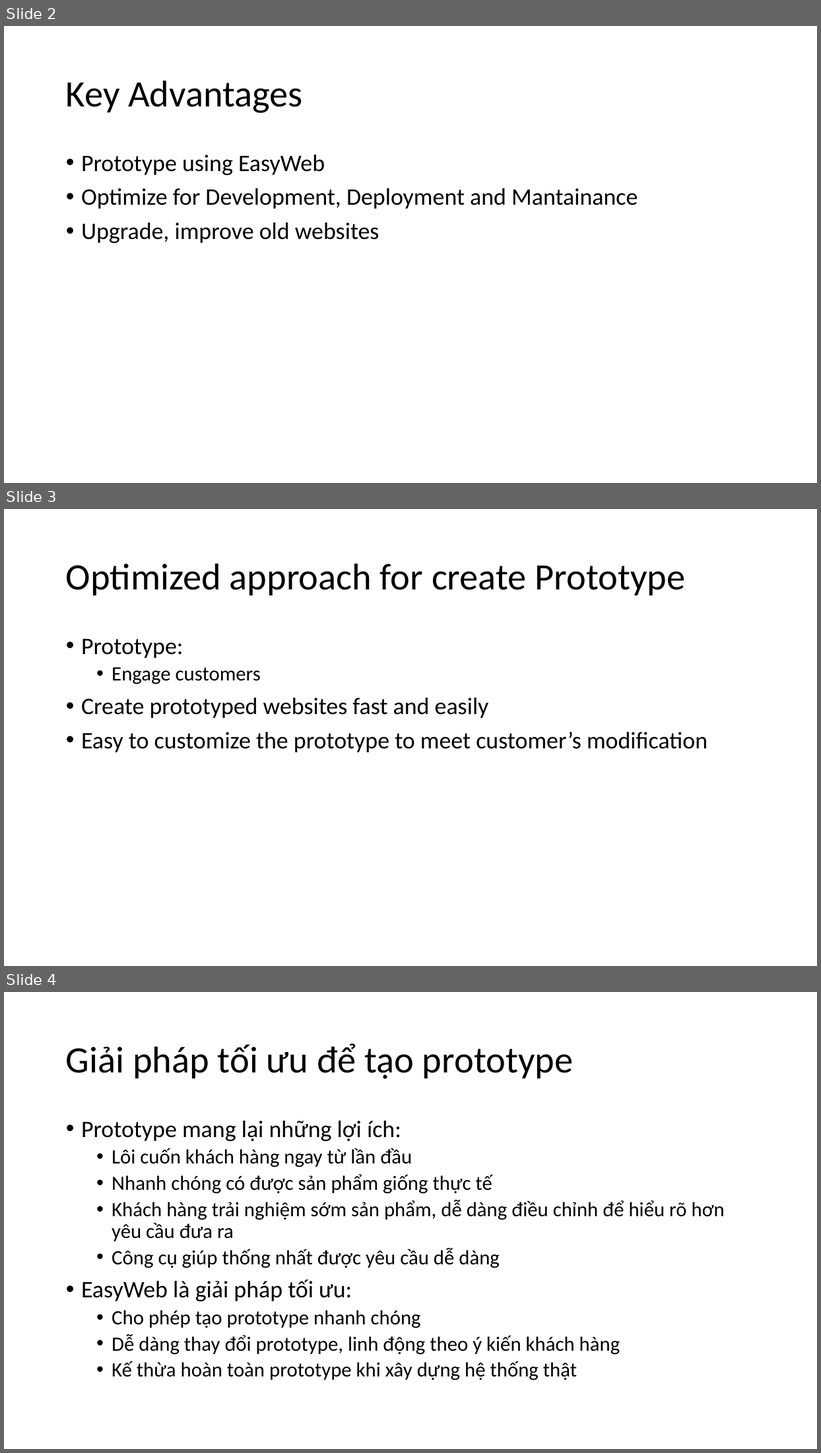
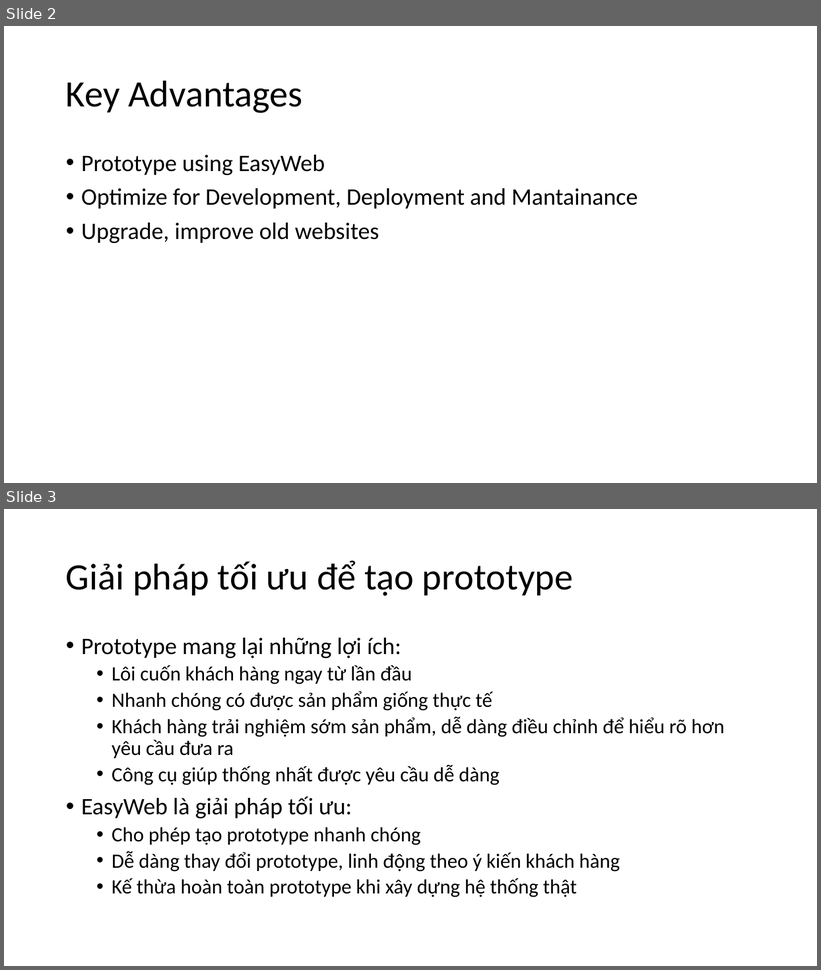
Before and after one commit to levinhtuyen1234/easyapp, a slide deck: documents/EasyWeb.pptx. Shown one above the other, each under a label of ours: slides 2, 3 and 4 before the commit, slides 2 and 3 after it. The pictures are 821x1453 and 821x970 pixels, drawn with LibreOffice and Linux fonts; fonts in the diff are those of the drawing. Boxes give left, top, right and bottom in pixels: in the first picture for what was removed or moved away, otherwise in the second. Text is boxed around its words. In the diff, an @@ line names an element or a change of style, - is before the commit and + after.

```diff
--- a/documents/EasyWeb.pptx
+++ b/documents/EasyWeb.pptx
@@ slide 3 removed at (4, 509, 817, 966), background #FFFFFF @@
@@ title removed at (66, 563, 686, 595) @@
-Optimized approach for create Prototype
@@ text removed at (81, 639, 708, 753) @@
-• Prototype:
-  • Engage customers
-• Create prototyped websites fast and easily
-• Easy to customize the prototype to meet customer’s modification
@@ what was slide 4 is now slide 3 @@
```
Also in this commit, not shown: 1 slide added.
